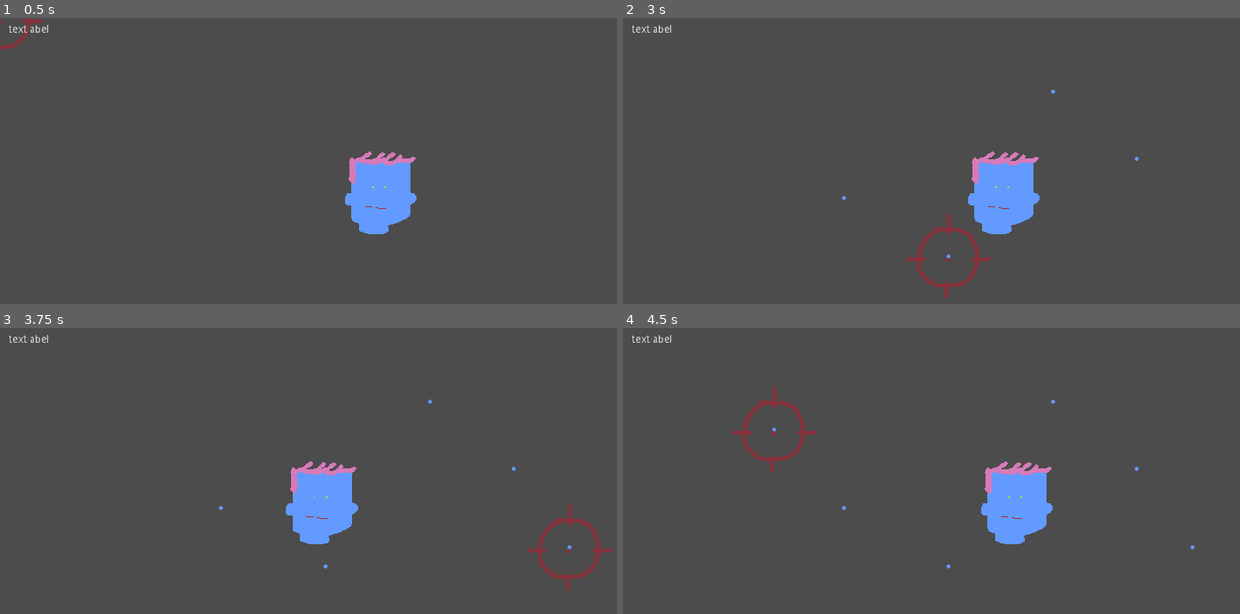
Above: before the commit, frames 1-4 (two rows, left to right).
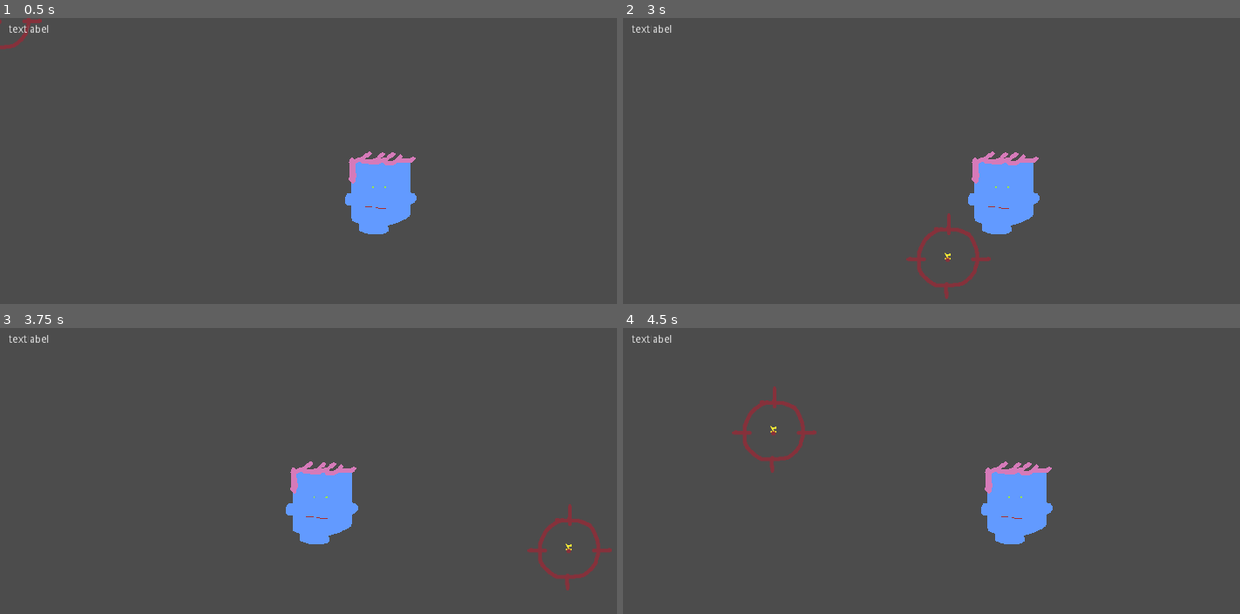
Above: after the commit, the same moments.

Repository: skarnl/godot--gwj31
Game: Godot game, scene res://screens/splash.tscn
The game is run twice, just before and just after one commit, with the same random seed, the same clock (stepped at 60 frames per second) and the same inputs.
Inputs (mouse positions are in pixels of both pictures, inside the frame that each line leads up to):
- Up to frame 1 (0.5 s): no input
- Up to frame 2 (3 s): tap Enter at 0.5 s; move the mouse to (1122, 195) at 0.52 s; click (1122, 195) at 0.67 s; move the mouse to (832, 232) at 1.27 s; click (832, 232) at 1.42 s; move the mouse to (1042, 126) at 2.02 s; click (1042, 126) at 2.17 s; move the mouse to (937, 292) at 2.77 s; click (937, 292) at 2.92 s
- Up to frame 3 (3.75 s): move the mouse to (555, 582) at 3.52 s; click (555, 582) at 3.67 s
- Up to frame 4 (4.5 s): move the mouse to (764, 465) at 4.27 s; click (764, 465) at 4.42 s

Frame 1 is identical in both runs. In frame 2, less than 0.1% of the frame differs, in the area x 35-84%, y 25-85%; in frame 3, less than 0.1%; in frame 4, less than 0.1%, in the area x 23-93%, y 25-85%.

Commit message:
Change visual of missed shot to sparkles

Diff:
--- /dev/null
+++ b/entities/missed_shot.gd
@@ -0,0 +1,10 @@
+extends Node2D
+
+
+# Called when the node enters the scene tree for the first time.
+func _ready() -> void:
+	$AnimatedSprite.play()
+
+	yield($AnimatedSprite, 'animation_finished')
+
+	queue_free()
--- a/entities/missed_shot.tscn
+++ b/entities/missed_shot.tscn
@@ -1,8 +1,48 @@
-[gd_scene load_steps=2 format=2]
+[gd_scene load_steps=10 format=2]
 
 [ext_resource path="res://art/missed_shot.png" type="Texture" id=1]
+[ext_resource path="res://entities/missed_shot.gd" type="Script" id=2]
+
+[sub_resource type="AtlasTexture" id=1]
+flags = 4
+atlas = ExtResource( 1 )
+region = Rect2( 0, 0, 18, 18 )
+
+[sub_resource type="AtlasTexture" id=2]
+flags = 4
+atlas = ExtResource( 1 )
+region = Rect2( 18, 0, 18, 18 )
+
+[sub_resource type="AtlasTexture" id=3]
+flags = 4
+atlas = ExtResource( 1 )
+region = Rect2( 36, 0, 18, 18 )
+
+[sub_resource type="AtlasTexture" id=4]
+flags = 4
+atlas = ExtResource( 1 )
+region = Rect2( 54, 0, 18, 18 )
+
+[sub_resource type="AtlasTexture" id=5]
+flags = 4
+atlas = ExtResource( 1 )
+region = Rect2( 72, 0, 18, 18 )
+
+[sub_resource type="AtlasTexture" id=6]
+flags = 4
+atlas = ExtResource( 1 )
+region = Rect2( 90, 0, 18, 18 )
+
+[sub_resource type="SpriteFrames" id=7]
+animations = [ {
+"frames": [ SubResource( 1 ), SubResource( 2 ), SubResource( 3 ), SubResource( 4 ), SubResource( 5 ), SubResource( 6 ) ],
+"loop": false,
+"name": "default",
+"speed": 12.0
+} ]
 
 [node name="Node2D" type="Node2D"]
+script = ExtResource( 2 )
 
-[node name="Sprite" type="Sprite" parent="."]
-texture = ExtResource( 1 )
+[node name="AnimatedSprite" type="AnimatedSprite" parent="."]
+frames = SubResource( 7 )
Binary file changed: art/missed_shot.png
